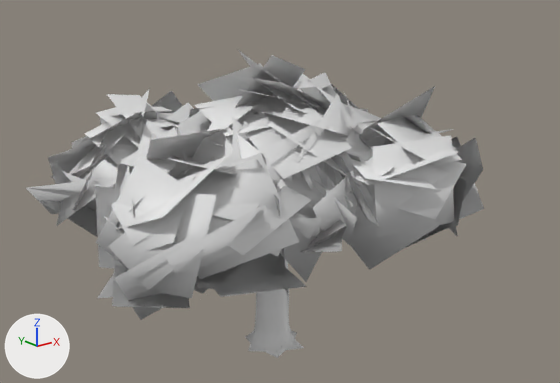
The glTF model models/variants/oak_v8.glb, before and after one commit.
Camera for both pictures: a camera (50 mm lens) standing at (-12.82, -16.39, 11.2) and looking at (0.08, -0.26, 4.75). Arrows for +X, +Y and +Z are at lower left; the lights stay in place. The picture after the commit comes second. Where no turn or scale is listed for an object, it has been applied to the vertices. Vertices at exactly the same position are counted once.

In view in the first picture: 'Body_Canopy1', 'Body_Canopy2', 'Body_Canopy3', 'Body_Canopy4', 'Body_Canopy6', 'Body_Canopy7', 'Body_Canopy8', 'Body_Trunk'.
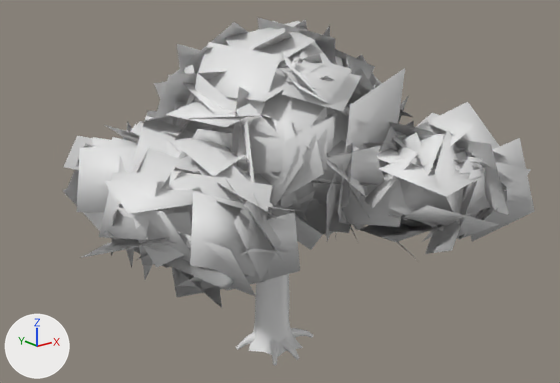
The change, as a diff of the scene's bpy script:
```diff
--- a/models/variants/oak_v8.glb.py
+++ b/models/variants/oak_v8.glb.py
@@ me_body_canopy2 @@
 # used by ob_body_canopy2; location = (-1.54, -0.52, 3.13); rotation_euler = (0.0, 0.0, -2.054), in degrees (0, 0, -118)
-me_body_canopy2.from_pydata(...)  # 180 vertices, 104 faces; spans x -1.62..4.28, y -3.65..1.68, z -0.29..3.51
+me_body_canopy2.from_pydata(...)  # 920 vertices, 572 faces; spans x -3.76..4.14, y -4.59..3.53, z -0.29..5.66
+# me_body_canopy2 part 1: the loose piece of 4 vertices spanning x 1.13..3.17, y -3.64..-1.12, z 0.72..3.39 is rebuilt with 4 vertices and now spans x 0.85..2.45, y -3.62..-1.72, z 0.83..3.31
+# me_body_canopy2 part 2: the loose piece of 4 vertices spanning x 1.64..3.36, y -1.96..0.95, z 1.06..3.44 is rebuilt with 4 vertices and now spans x 1.29..3.73, y -1.52..0.51, z 1.79..3.15
+# me_body_canopy2 part 3: the loose piece of 4 vertices spanning x -0.84..1.41, y -3.62..-1.83, z 0.01..2.4 is rebuilt with 4 vertices and now spans x -1.26..1.0, y -4.22..-1.79, z 0.36..1.9
+# me_body_canopy2 part 4: the loose piece of 4 vertices spanning x 1.6..4.06, y -3.33..-0.78, z 1.21..2.62 is rebuilt with 4 vertices and now spans x 1.56..2.99, y -3.3..-0.95, z 0.5..2.73
+# me_body_canopy2 part 5: the loose piece of 4 vertices spanning x 1.51..4.28, y -2.91..-0.91, z 0.62..3.0 is rebuilt with 4 vertices and now spans x 1.5..3.95, y -2.95..-0.89, z 0.5..1.84
+# me_body_canopy2 part 6: the loose piece of 4 vertices spanning x 1.1..2.63, y -3.23..-1.42, z 1.68..3.02 is rebuilt with 4 vertices and now spans x 1.19..3.09, y -3.56..-1.55, z 2.09..2.73
+# me_body_canopy2 part 7: the loose piece of 4 vertices spanning x -1.03..0.86, y -3.46..-1.24, z 0.09..2.93 is rebuilt with 12 vertices and now spans x -1.27..0.65, y -3.44..-1.42, z 1.06..2.53
+# me_body_canopy2 part 8: the loose piece of 4 vertices spanning x 0.68..3.08, y -1.81..0.71, z 2.21..2.99 is rebuilt with 4 vertices and now spans x 0.7..2.55, y -2.18..0.01, z 2.03..3.24
+# me_body_canopy2 part 9: the loose piece of 4 vertices spanning x 2.4..4.28, y -2.1..0.52, z 0.44..2.95 is rebuilt with 4 vertices and now spans x 2.51..4.14, y -1.48..0.34, z 1.39..3.1
+# me_body_canopy2 part 10: the loose piece of 4 vertices spanning x 0.2..3.43, y -3.18..-0.49, z 1.72..3.51 is rebuilt with 4 vertices and now spans x -0.07..2.19, y -3.07..-1.02, z 1.57..3.06
+# me_body_canopy2 part 11: the loose piece of 4 vertices spanning x -0.08..2.25, y -1.88..0.41, z 2.66..3.31 is rebuilt with 4 vertices and now spans x -0.13..2.08, y -1.7..0.29, z 2.16..3.15
+# me_body_canopy2 part 12: the loose piece of 4 vertices spanning x 0.81..3.44, y -3.24..-1.27, z 1.21..3.11 is rebuilt with 4 vertices and now spans x 1.56..3.26, y -2.97..-1.51, z 1.26..2.86
+# me_body_canopy2 part 13: the loose piece of 4 vertices spanning x -0.16..1.94, y -3.16..-2.71, z 0.96..3.07 is deleted
+# me_body_canopy2 part 14: 68 vertices removed from x -0.96..3.96, y -3.65..1.63, z -0.29..3.24; 804 vertices added at x -3.76..3.97, y -4.59..3.53, z -0.02..5.66
+# other edits to the shape of me_body_canopy2 do not show in these pictures
@@ ob_body_canopy1 @@
-ob_body_canopy1 = bpy.data.objects.new('Body_Canopy1', me_body_canopy1)
@@ ob_body_canopy2 @@
 ob_body_canopy2 = bpy.data.objects.new('Body_Canopy2', me_body_canopy2)
-ob_body_canopy2.location = (-1.54, -0.52, 3.13)
-ob_body_canopy2.rotation_euler = (0.0, 0.0, -2.054)  # degrees (0, 0, -118)
+ob_body_canopy2.location = (-0.63, 1.35, 3.05)
+ob_body_canopy2.rotation_euler = (0.0, 0.0, 3.1)  # degrees (0, 0, 178)
@@ ob_body_canopy3 @@
-ob_body_canopy3 = bpy.data.objects.new('Body_Canopy3', me_body_canopy3)
@@ ob_body_canopy4 @@
-ob_body_canopy4 = bpy.data.objects.new('Body_Canopy4', me_body_canopy4)
@@ ob_body_canopy6 @@
-ob_body_canopy6 = bpy.data.objects.new('Body_Canopy6', me_body_canopy6)
@@ ob_body_canopy7 @@
-ob_body_canopy7 = bpy.data.objects.new('Body_Canopy7', me_body_canopy7)
@@ ob_body_canopy8 @@
-ob_body_canopy8 = bpy.data.objects.new('Body_Canopy8', me_body_canopy8)
@@ ob_body_canopy1_001 @@
+ob_body_canopy1_001 = bpy.data.objects.new('Body_Canopy1.001', me_body_canopy0_1)  # 1052 vertices, 652 faces; spans x -3.9..5.12, y -6.99..4.17, z -0.3..6.2
+ob_body_canopy1_001.location = (1.3, 1.03, 3.24)
@@ ob_body_canopy0_001 @@
+ob_body_canopy0_001 = bpy.data.objects.new('Body_Canopy0.001', me_body_canopy10)  # 572 vertices, 370 faces; spans x -4.79..5.69, y -4.75..2.68, z -0.18..5.35
+ob_body_canopy0_001.location = (-1.97, -1.46, 3.35)
```

Location of each change, [x1, y1, x2, y2] in pixels of the pictures (560 x 383 px):
'Body_Canopy0.001', added
    after: [80, 51, 509, 308]
'Body_Canopy2', reshaped, moved, turned
    before: [95, 153, 311, 320]
    after: [62, 71, 270, 231]
'Body_Canopy1.001', added
    after: [174, 18, 534, 258]
'Body_Canopy3', deleted
    before: [300, 86, 484, 270]
'Body_Canopy4', deleted
    before: [171, 50, 387, 239]
'Body_Canopy1', deleted
    before: [26, 88, 211, 237]
'Body_Canopy7', deleted
    before: [270, 154, 379, 282]
'Body_Canopy6', deleted
    before: [147, 112, 262, 177]
'Body_Canopy8', deleted (mostly hidden)
    before: [343, 103, 381, 134]
part 1 of me_body_canopy2, rebuilt (mostly hidden afterwards)
    before: [96, 155, 197, 293]
    after: [127, 122, 132, 132]
part 2 of me_body_canopy2, rebuilt
    before: [192, 153, 299, 280]
    after: [97, 137, 138, 186]
part 3 of me_body_canopy2, rebuilt (not visible afterwards)
    before: [95, 186, 122, 269]
part 4 of me_body_canopy2, rebuilt (not visible afterwards)
    before: [108, 217, 223, 290]
part 5 of me_body_canopy2, rebuilt
    before: [153, 194, 216, 298]
    after: [62, 188, 104, 231]
part 6 of me_body_canopy2, rebuilt (not visible afterwards)
    before: [111, 169, 170, 246]
part 7 of me_body_canopy2, rebuilt (not visible afterwards)
    before: [111, 163, 134, 212]
part 8 of me_body_canopy2, rebuilt (mostly hidden afterwards)
    before: [212, 180, 275, 220]
    after: [116, 132, 139, 143]
part 9 of me_body_canopy2, rebuilt
    before: [166, 204, 270, 276]
    after: [77, 147, 137, 213]
part 10 of me_body_canopy2, rebuilt (mostly hidden afterwards)
    before: [115, 156, 228, 230]
    after: [137, 123, 143, 136]
part 11 of me_body_canopy2, rebuilt (not visible afterwards)
    before: [170, 159, 233, 174]
part 12 of me_body_canopy2, rebuilt (mostly hidden afterwards)
    before: [113, 174, 194, 261]
    after: [92, 137, 111, 147]
part 13 of me_body_canopy2, deleted
    before: [120, 165, 134, 217]
part 14 of me_body_canopy2, reshaped
    before: [97, 155, 311, 320]
    after: [64, 71, 270, 206]
